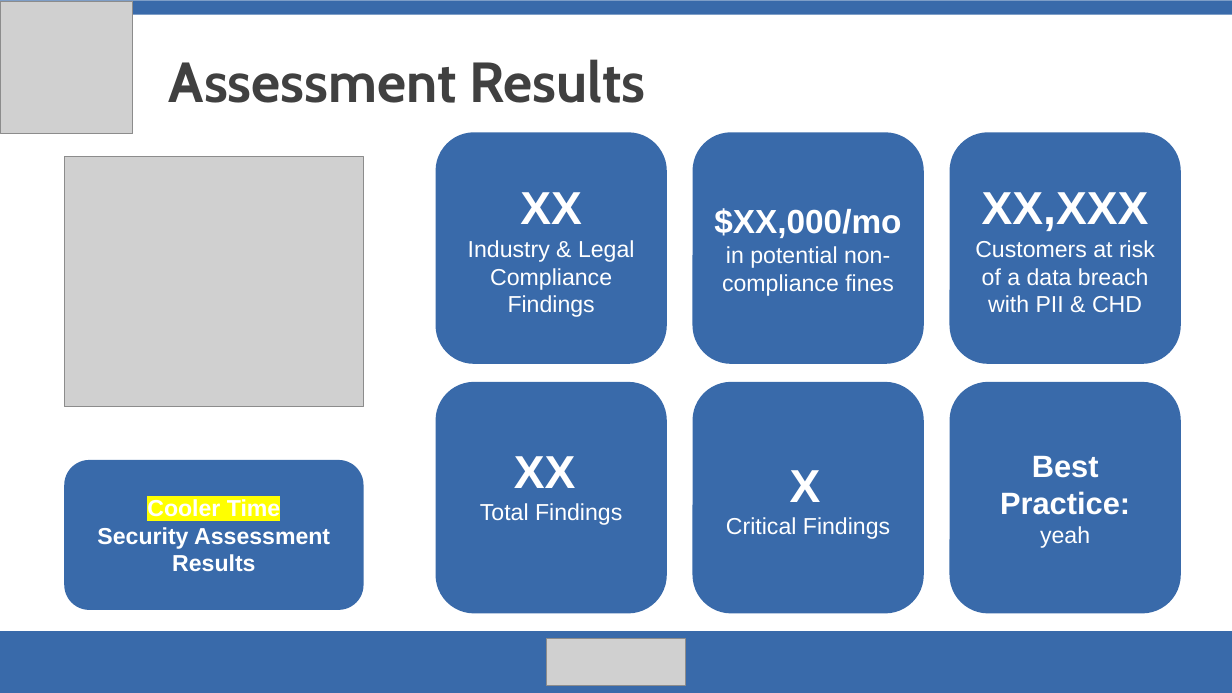
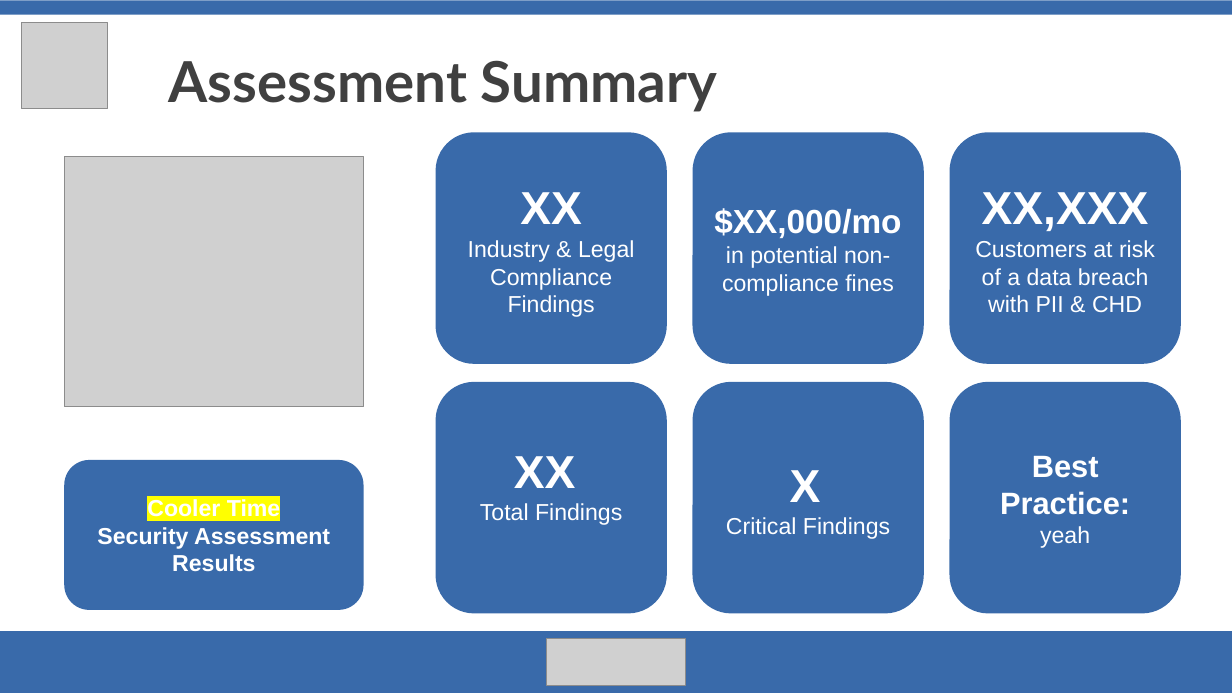
Before and after one commit to deryavuz1/UTSA_CPTC_Team, a slide deck: slide 4 of report/APT-UTSA-Presentation.pptx. Drawn at 1232x693 pixels with LibreOffice and Linux fonts; fonts in the diff are those of the drawing; grey boxes stand for pictures. Boxes give left, top, right and bottom in pixels: in the first picture for what was removed or moved away, otherwise in the second. Text is boxed around its words. In the diff, an @@ line names an element or a change of style, - is before the commit and + after.

```diff
--- a/report/APT-UTSA-Presentation.pptx
+++ b/report/APT-UTSA-Presentation.pptx
@@ picture resized from (x1=0, y1=1, x2=133, y2=134) to (x1=21, y1=22, x2=108, y2=109) @@
@@ text at (x1=169, y1=60, x2=717, y2=112): text changed; font Cabin to Lato @@
-Assessment Results
+Assessment Summary
```
Also in this commit, not shown: 11 other slides changed, 3 slides added, 1 other file.
